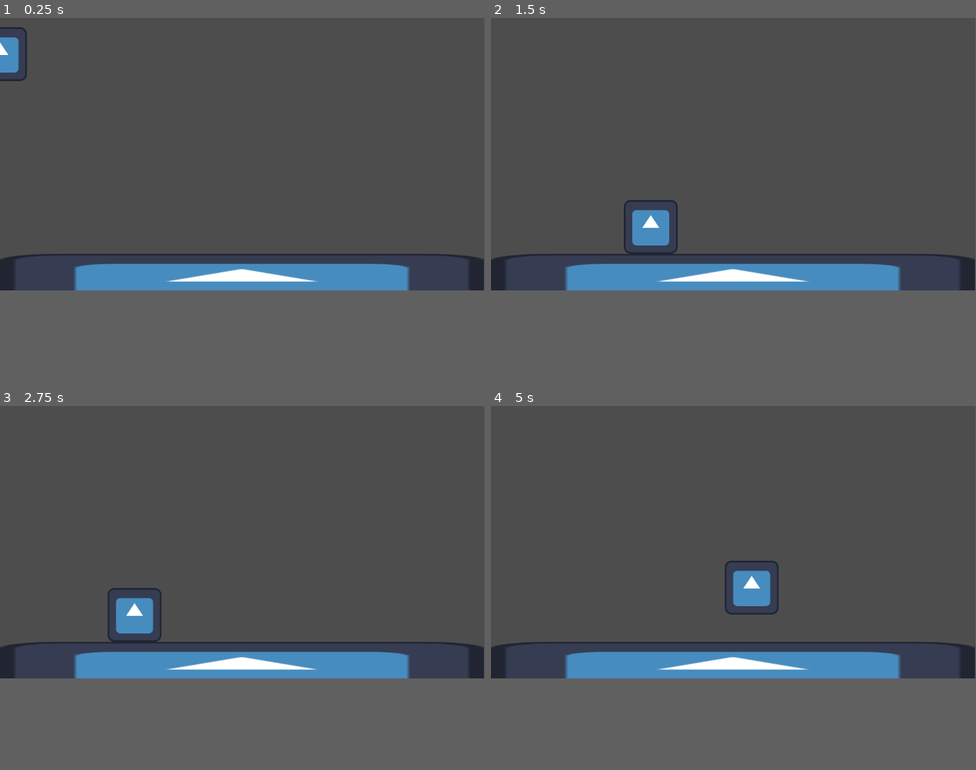
Above: before the commit, frames 1-4 (two rows, left to right).
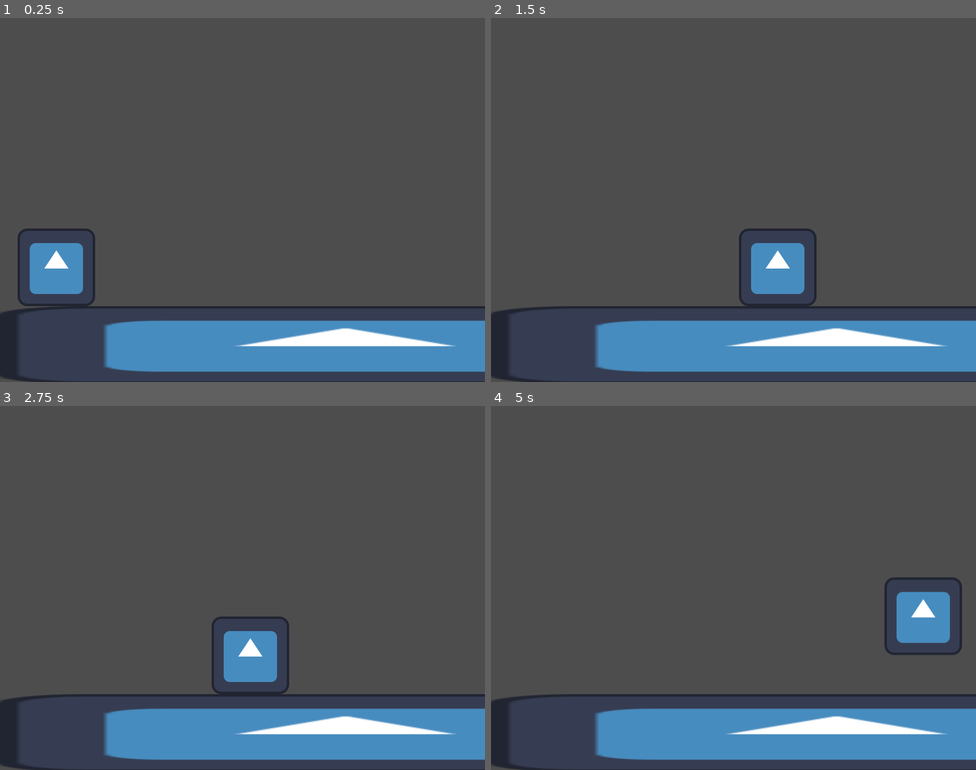
Above: after the commit, the same moments.

Repository: briel0/fog-gamejam-maio
Game: Godot game, scene res://scenes/main.tscn
The game is run twice, just before and just after one commit, with the same random seed, the same clock (stepped at 60 frames per second) and the same inputs. The engine's default icon, where the game draws it, is replaced by a stand-in: a white triangle on a blue panel in a dark square.
Inputs:
- Up to frame 1 (0.25 s): no input
- Up to frame 2 (1.5 s): hold Right (right) from 0.53 s (still down); tap Space (jump) at 0.77 s
- Up to frame 3 (2.75 s): tap Space (jump) at 1.52 s; release Right (right) at 2.03 s; hold Left (left) from 2.03 s (still down)
- Up to frame 4 (5 s): release Left (left) at 2.78 s; hold Right (right) 2.78-4.28 s; tap Space (jump) at 3.02, 3.77, 4.52 s; hold Left (left) from 4.28 s (still down)
In our replay, the window is 799x449 before the commit and 800x600 after it. These sizes can differ from the game's own. Grey fills any space a smaller window leaves; there, only what the larger window draws over its background counts as a difference.

The runs differ from the first frame. In frame 1, 24% of the frame differs, in the area x 0-100%, y 0-100%; in frame 2, 23%; in frame 3, 23%; in frame 4, 25%.

Commit message:
feat: adjust window size

Diff:
--- a/project.godot
+++ b/project.godot
@@ -14,6 +14,11 @@
 run/main_scene="uid://bglqim6dh5pq4"
 config/features=PackedStringArray("4.6", "GL Compatibility")
 config/icon="res://icon.svg"
+
+[display]
+
+window/size/viewport_width=1600
+window/size/viewport_height=1200
 
 [input]
 
--- a/scenes/main.tscn
+++ b/scenes/main.tscn
@@ -9,6 +9,7 @@
 [node name="Main" type="Node2D" unique_id=176912923]
 
 [node name="Character" parent="." unique_id=1913132122 instance=ExtResource("1_o5qli")]
+position = Vector2(98, 470)
 
 [node name="Floor" type="StaticBody2D" parent="." unique_id=209594217]
 position = Vector2(575, 625)
@@ -19,3 +20,7 @@
 
 [node name="CollisionShape2D" type="CollisionShape2D" parent="Floor" unique_id=1133092974]
 shape = SubResource("RectangleShape2D_sugp2")
+
+[node name="Camera2D" type="Camera2D" parent="." unique_id=687306338]
+position = Vector2(405, 386)
+zoom = Vector2(2, 2)
